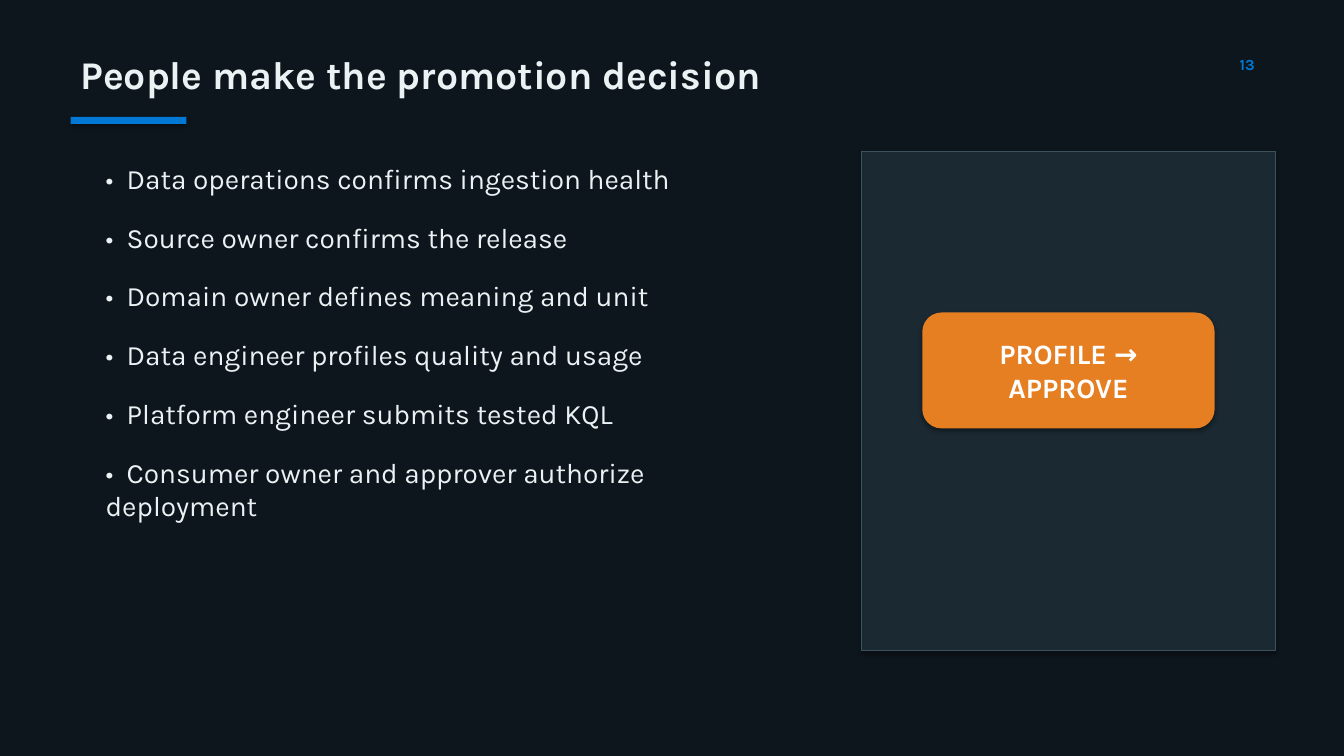
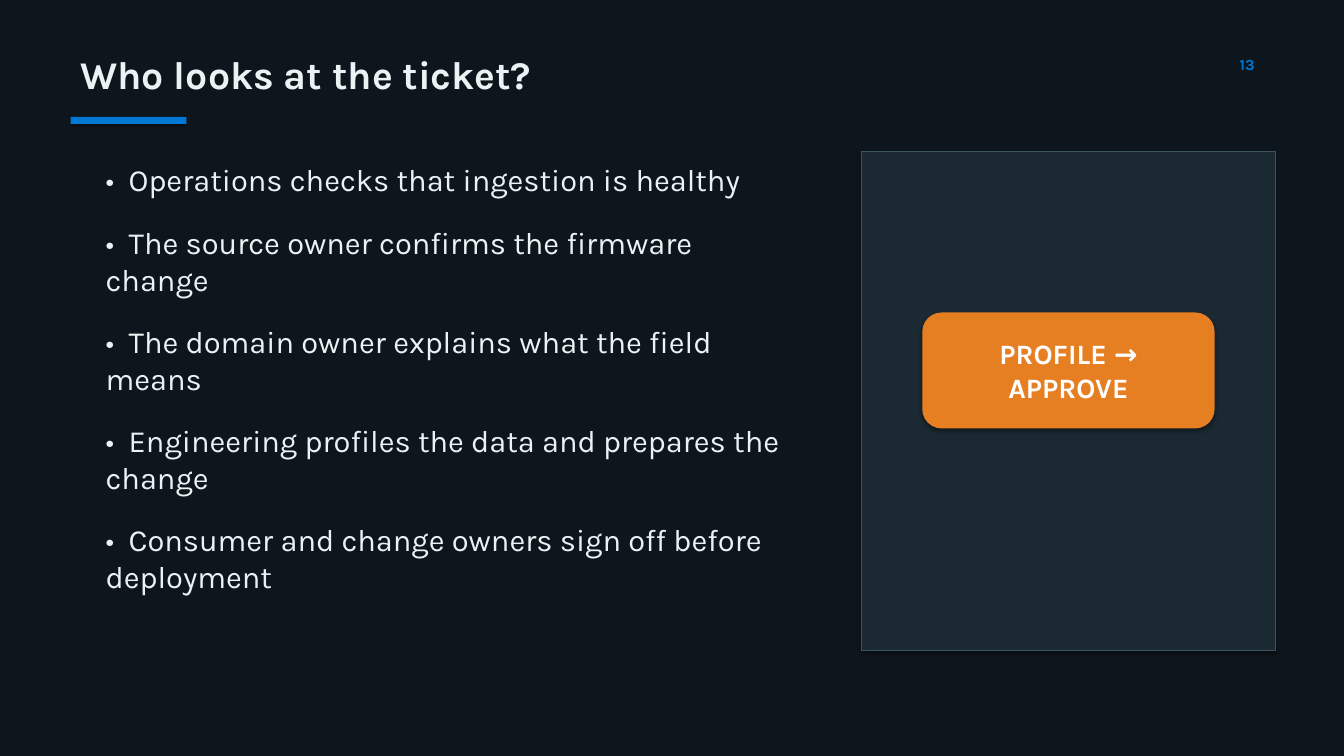
Before and after one commit to MatthieuLefebvre/eventhouse-schema-drift-reference, a slide deck: slide 13 of presentation/eventhouse-schema-drift-reference.pptx. Drawn at 1344x756 pixels with LibreOffice and Linux fonts; fonts in the diff are those of the drawing. Boxes give left, top, right and bottom in pixels: in the first picture for what was removed or moved away, otherwise in the second. Text is boxed around its words. In the diff, an @@ line names an element or a change of style, - is before the commit and + after.

```diff
--- a/presentation/eventhouse-schema-drift-reference.pptx
+++ b/presentation/eventhouse-schema-drift-reference.pptx
@@ text at (x1=80, y1=61, x2=532, y2=90): text changed @@
-People make the promotion decision
+Who looks at the ticket?
@@ text at (x1=106, y1=170, x2=779, y2=596): text changed; size 20 to 22 pt @@
-• Data operations confirms ingestion health
-• Source owner confirms the release
-• Domain owner defines meaning and unit
-• Data engineer profiles quality and usage
-• Platform engineer submits tested KQL
-• Consumer owner and approver authorize deployment
+• Operations checks that ingestion is healthy
+• The source owner confirms the firmware change
+• The domain owner explains what the field means
+• Engineering profiles the data and prepares the change
+• Consumer and change owners sign off before deployment
```
Also in this commit, not shown: 15 other slides changed, 3 other files.
